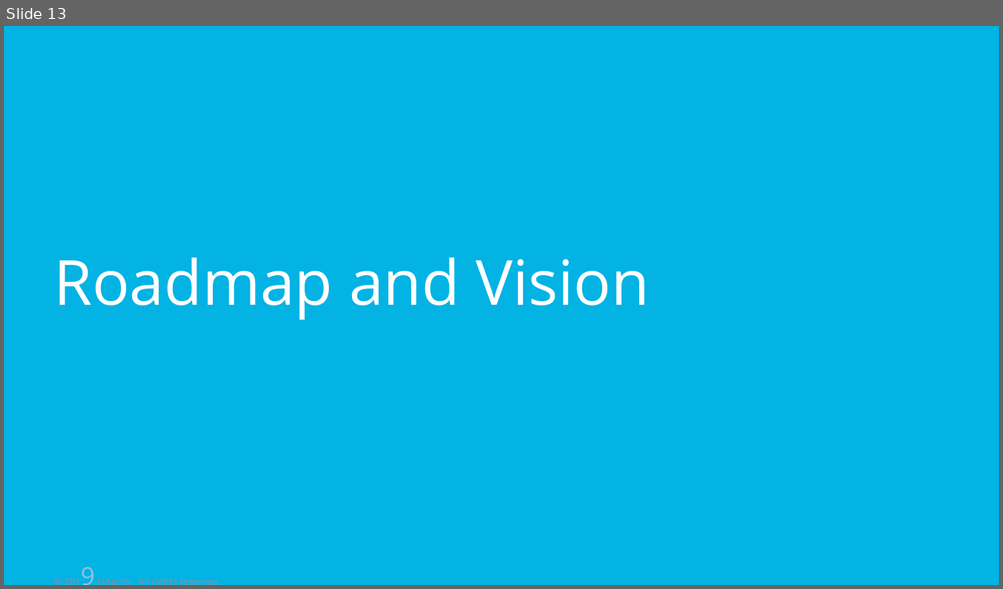
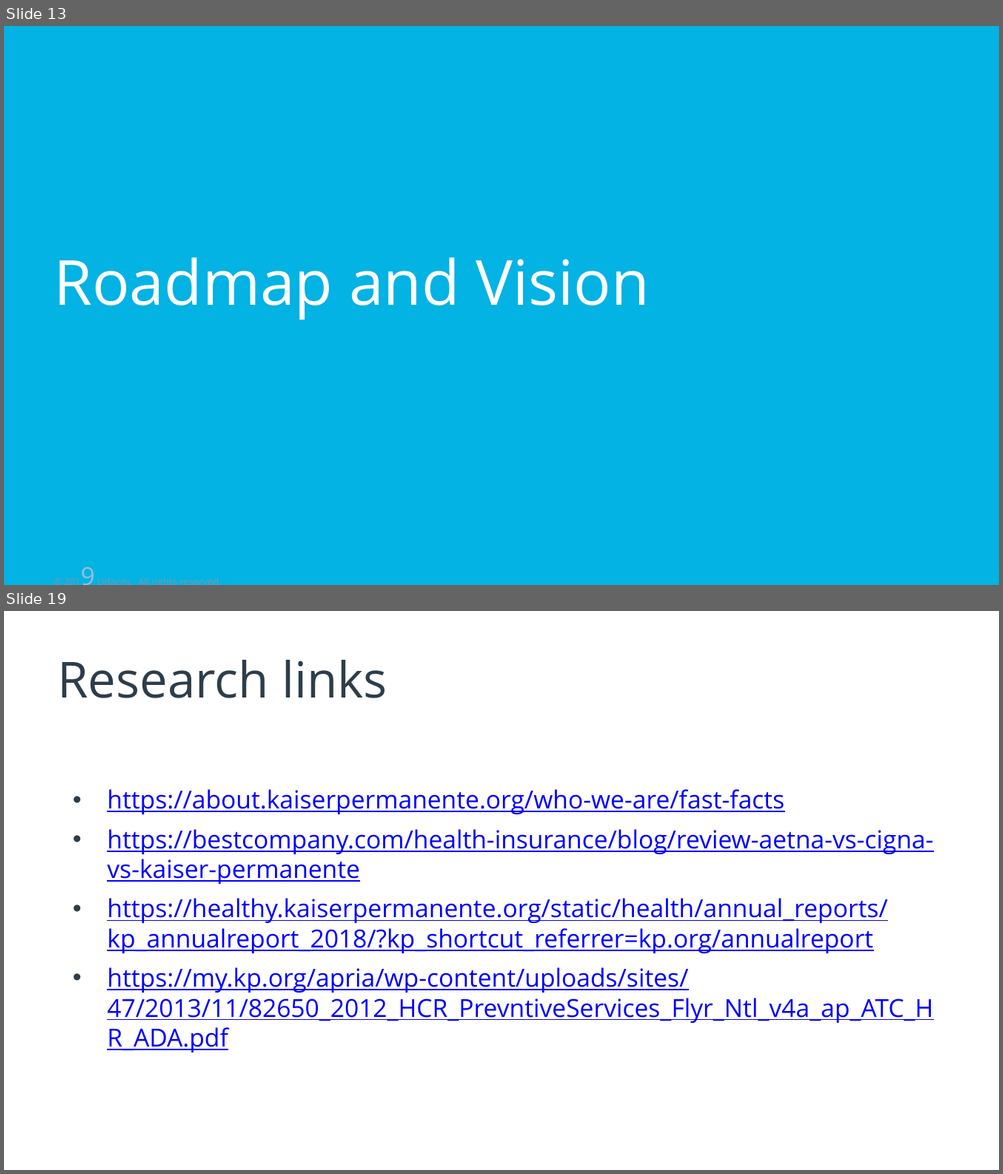
Before and after one commit to Sargam5360/Product_Manager_Nanodegree, a slide deck: product-pitch-template.pptx. Shown one above the other, each under a label of ours: slide 13 before the commit, slides 13 and 19 after it; the slides between them are not shown. The pictures are 1003x589 and 1003x1174 pixels, drawn with LibreOffice and Linux fonts; fonts in the diff are those of the drawing. Boxes give left, top, right and bottom in pixels: in the first picture for what was removed or moved away, otherwise in the second. Text is boxed around its words. In the diff, an @@ line names an element or a change of style, - is before the commit and + after.

```diff
--- a/product-pitch-template.pptx
+++ b/product-pitch-template.pptx
@@ slide 19 added at bbox=[4, 611, 999, 1170], background #FFFFFF @@
@@ title added at bbox=[57, 660, 387, 698], 36 pt, text #2D3D4A @@
+Research links
@@ text added at bbox=[107, 789, 933, 1053], 18 pt, text #0000FF, underline @@
+• https://about.kaiserpermanente.org/who-we-are/fast-facts
+• https://bestcompany.com/health-insurance/blog/review-aetna-vs-cigna-vs-kaiser-permanente
+• https://healthy.kaiserpermanente.org/static/health/annual_reports/kp_annualreport_2018/?kp_shortcut_referrer=kp.org/annualreport
+• https://my.kp.org/apria/wp-content/uploads/sites/47/2013/11/82650_2012_HCR_PrevntiveServices_Flyr_Ntl_v4a_ap_ATC_HR_ADA.pdf
```
Also in this commit, not shown: 13 slides changed.
